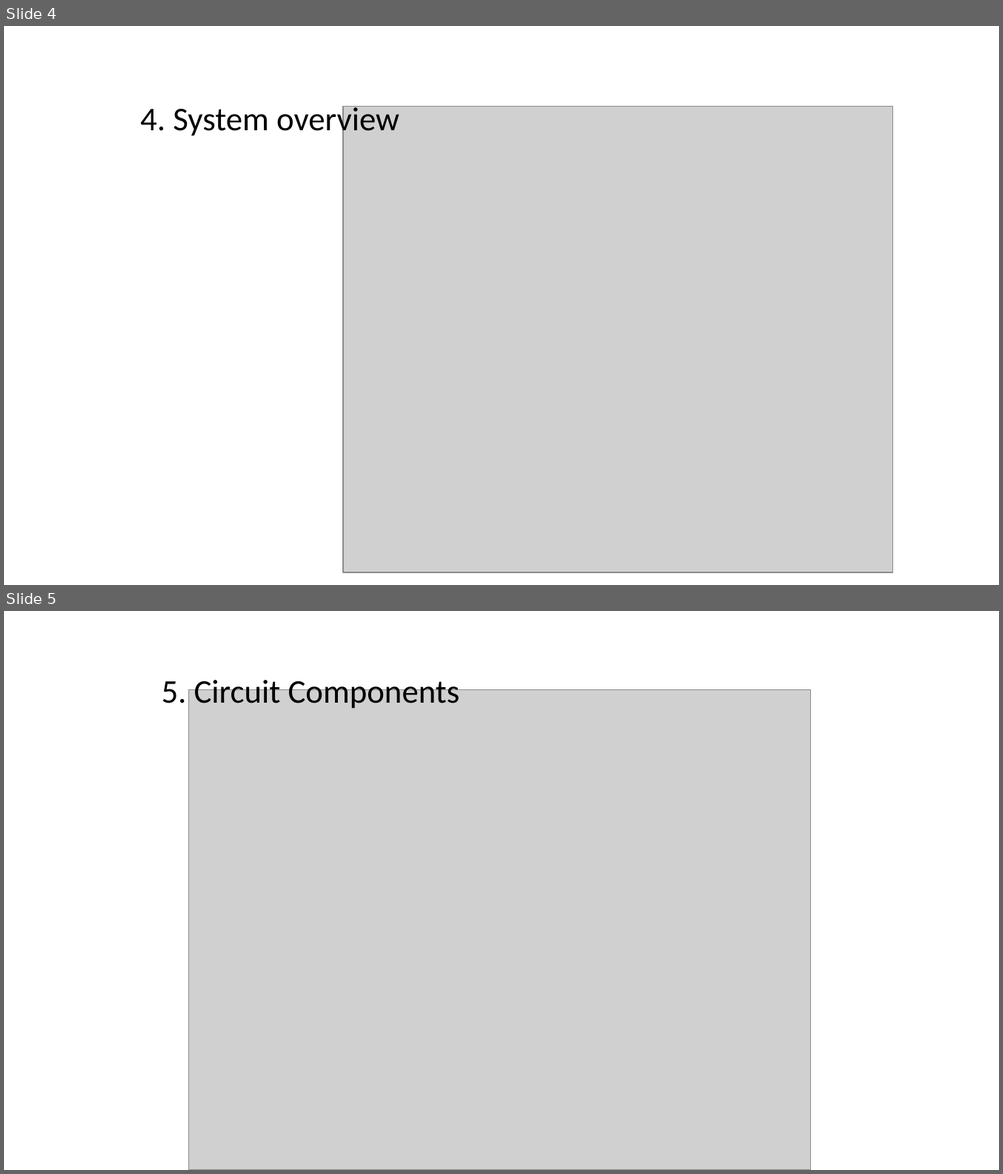
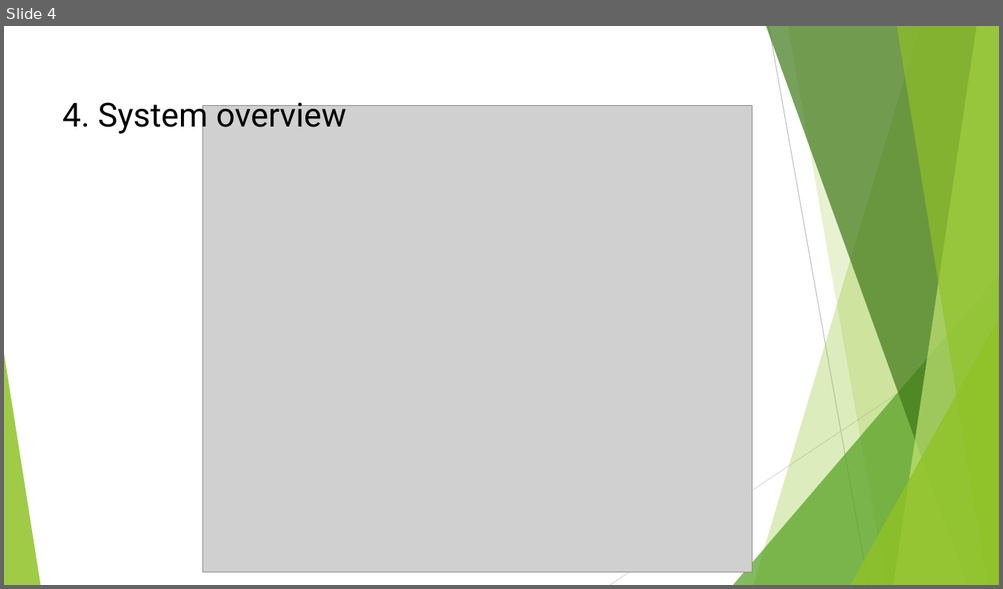
Before and after one commit to r0mac09/MS-sPi, a slide deck: Presentation.pptx. Shown one above the other, each under a label of ours: slides 4 and 5 before the commit, slide 4 after it. The pictures are 1003x1174 and 1003x589 pixels, drawn with LibreOffice and Linux fonts; fonts in the diff are those of the drawing; grey boxes stand for pictures. Boxes give left, top, right and bottom in pixels: in the first picture for what was removed or moved away, otherwise in the second. Text is boxed around its words. In the diff, an @@ line names an element or a change of style, - is before the commit and + after.

```diff
--- a/Presentation.pptx
+++ b/Presentation.pptx
@@ slide 5 removed at bbox=[4, 611, 999, 1170], background #FFFFFF @@
@@ text removed at bbox=[162, 675, 460, 709] @@
-5. Circuit Components
@@ picture removed at bbox=[188, 690, 810, 1170] @@
@@ slide 4 changed as well @@
@@ text "4. System overview": place and size @@
-text "4. System overview" at bbox=[140, 103, 399, 139]
+text "4. System overview" at bbox=[62, 96, 347, 136]
@@ text "4. System overview" at bbox=[62, 96, 347, 136]: font Calibri to Roboto @@
@@ picture: place and size @@
-picture at bbox=[343, 107, 893, 573]
+picture at bbox=[202, 106, 752, 572]
@@ group added at bbox=[4, 26, 999, 585]: 5 freeform shapes, 3 triangles, 2 lines @@
```
Also in this commit, not shown: 5 other slides changed, 3 slides added, 3 other files.
